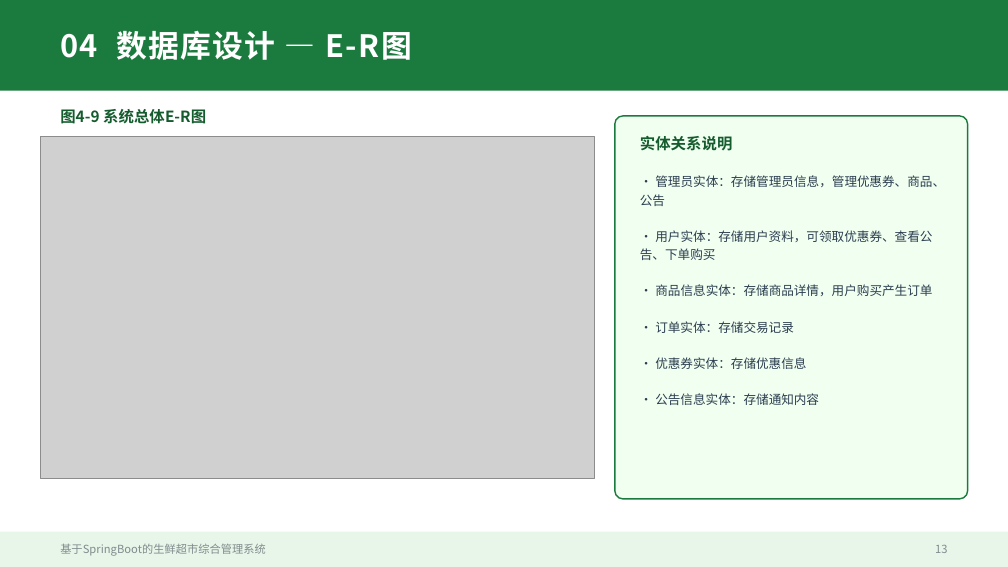
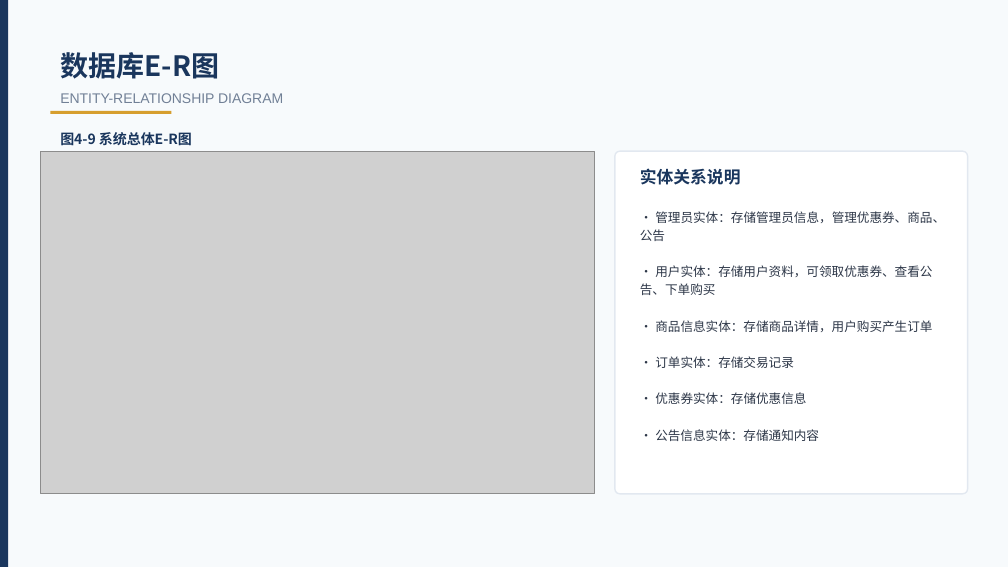
Before and after one commit to lvolk555/Trea--warehouse-, a slide deck: slide 14 of 生鲜超市综合管理系统_毕业答辩PPT.pptx (slide 13 before the commit). Drawn at 1008x567 pixels with LibreOffice and Linux fonts; fonts in the diff are those of the drawing; grey boxes stand for pictures. Boxes give left, top, right and bottom in pixels: in the first picture for what was removed or moved away, otherwise in the second. Text is boxed around its words. In the diff, an @@ line names an element or a change of style, - is before the commit and + after.

Commit message:
更新毕业答辩PPT - 采用深蓝色商务模板风格，添加学院信息

```diff
--- a/生鲜超市综合管理系统_毕业答辩PPT.pptx
+++ b/生鲜超市综合管理系统_毕业答辩PPT.pptx
@@ background #FFFFFF to #F7FAFC @@
@@ rectangle removed at (0, 0, 1008, 91) @@
@@ rectangle added at (0, 0, 8, 566), fill #1A365D @@
@@ text at (60, 52, 219, 79): text changed; size 22 to 20 pt; text colour #FFFFFF to #1A365D @@
-04 数据库设计 — E-R图
+数据库E-R图
@@ rectangle added at (50, 111, 171, 114), fill #D69E2E @@
@@ text added at (60, 93, 283, 103), 10 pt, text #718096 @@
+ENTITY-RELATIONSHIP DIAGRAM
@@ text "图4-9 系统总体E-R图": place and size @@
-text "图4-9 系统总体E-R图" at (60, 109, 206, 124)
+text "图4-9 系统总体E-R图" at (60, 132, 192, 146)
@@ text "图4-9 系统总体E-R图" at (60, 132, 192, 146): size 11 to 10 pt, text colour #145C2E to #1A365D @@
@@ picture: place and size @@
-picture at (40, 136, 595, 479)
+picture at (40, 151, 595, 494)
@@ rounded rectangle: place and size @@
-rounded rectangle at (615, 116, 968, 499)
+rounded rectangle at (615, 151, 968, 494)
@@ rounded rectangle at (615, 151, 968, 494): fill #F0FFF0 to #FFFFFF; outline #1B7A3D 1 pt to #E2E8F0 1 pt; proportions changed @@
@@ text "实体关系说明": place and size @@
-text "实体关系说明" at (640, 136, 733, 151)
+text "实体关系说明" at (640, 168, 741, 185)
@@ text "实体关系说明" at (640, 168, 741, 185): size 11 to 12 pt, text colour #145C2E to #1A365D @@
@@ text "• 管理员实体：存储管理员信息，管理优惠券、商品、公告": place and size @@
-text "• 管理员实体：存储管理员信息，管理优惠券、商品、公告" at (640, 175, 945, 405)
+text "• 管理员实体：存储管理员信息，管理优惠券、商品、公告" at (640, 211, 945, 441)
@@ text "• 管理员实体：存储管理员信息，管理优惠券、商品、公告" at (640, 211, 945, 441): text colour #2C3E50 to #2D3748 @@
@@ rectangle removed at (0, 532, 1008, 567) @@
@@ text removed at (60, 544, 265, 556) @@
-基于SpringBoot的生鲜超市综合管理系统
@@ text removed at (935, 545, 947, 553) @@
-13
```
Also in this commit, not shown: 12 other slides changed, 9 slides added, 11 slides removed.
